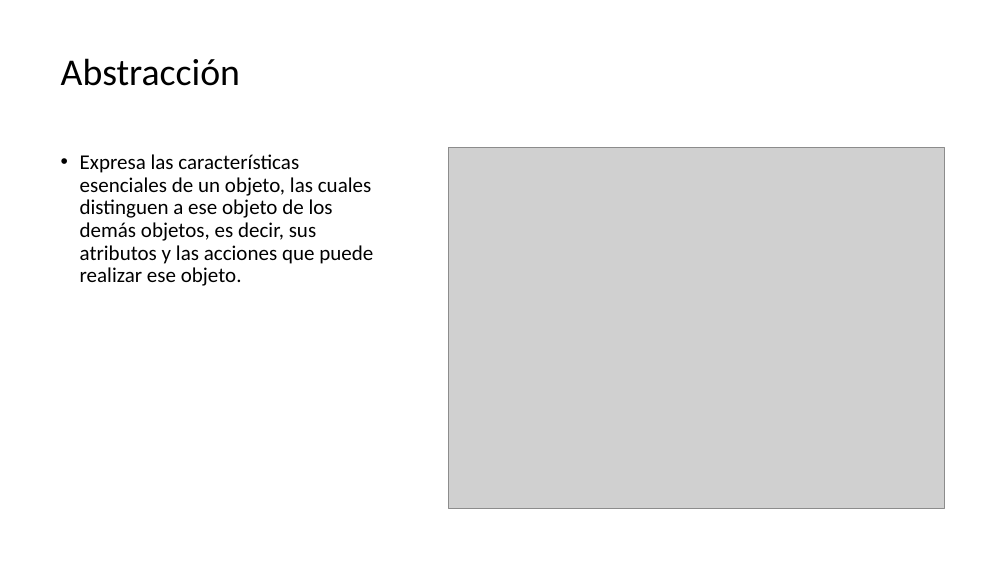
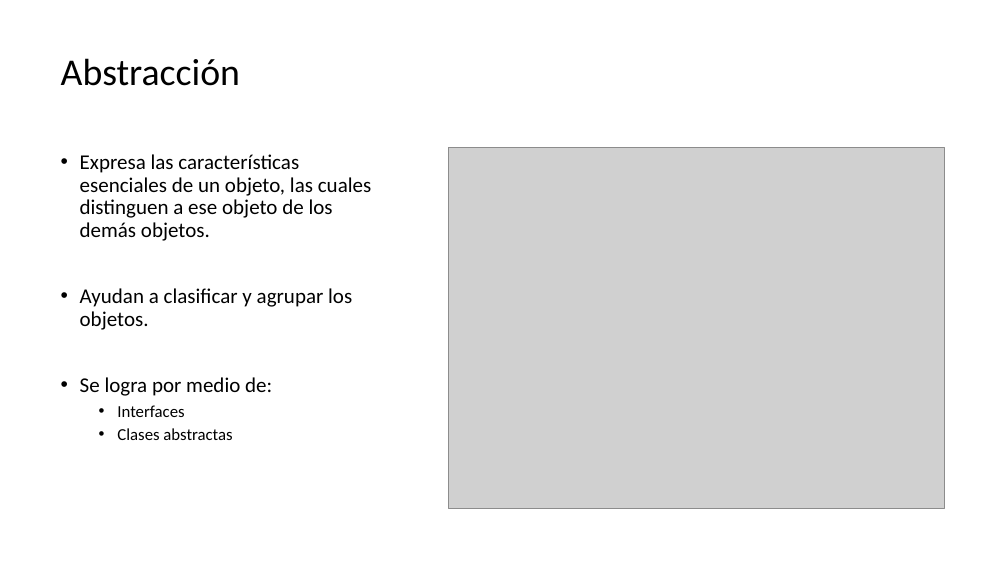
Before and after one commit to Charris1904/automation-qa-sessions, a slide deck: slide 48 of files/1. Java.pptx. Drawn at 1008x567 pixels with LibreOffice and Linux fonts; fonts in the diff are those of the drawing; grey boxes stand for pictures. Boxes give left, top, right and bottom in pixels: in the first picture for what was removed or moved away, otherwise in the second. Text is boxed around its words. In the diff, an @@ line names an element or a change of style, - is before the commit and + after.

```diff
--- a/files/1. Java.pptx
+++ b/files/1. Java.pptx
@@ text at (x1=80, y1=154, x2=371, y2=440): text changed @@
-• Expresa las características esenciales de un objeto, las cuales distinguen a ese objeto de los demás objetos, es decir, sus atributos y las acciones que puede realizar ese objeto.
+• Expresa las características esenciales de un objeto, las cuales distinguen a ese objeto de los demás objetos.
+• Ayudan a clasificar y agrupar los objetos.
+• Se logra por medio de:
+  • Interfaces
+  • Clases abstractas
```
Also in this commit, not shown: 2 other slides changed, 7 slides added, 8 other files.
